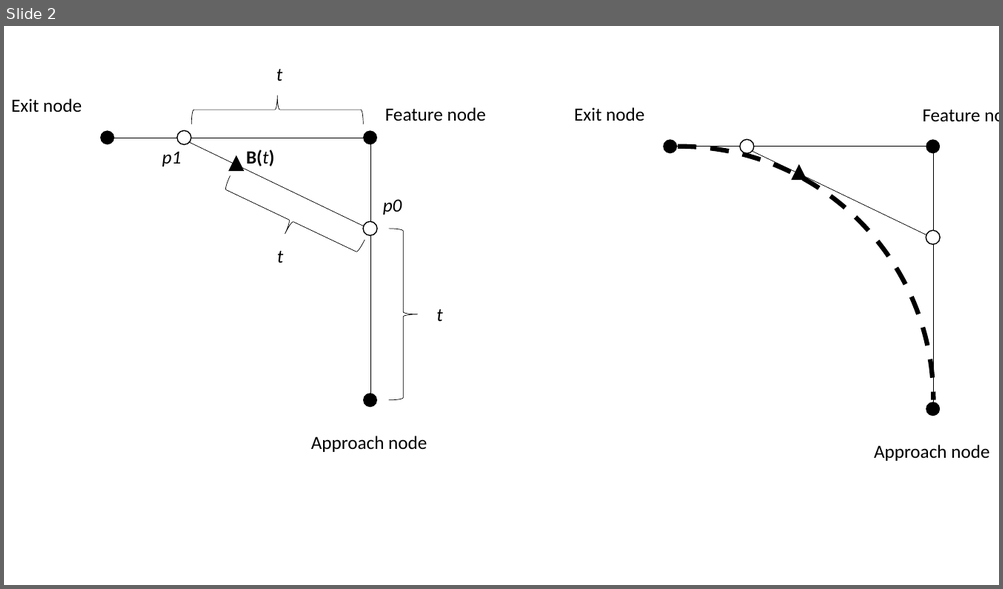
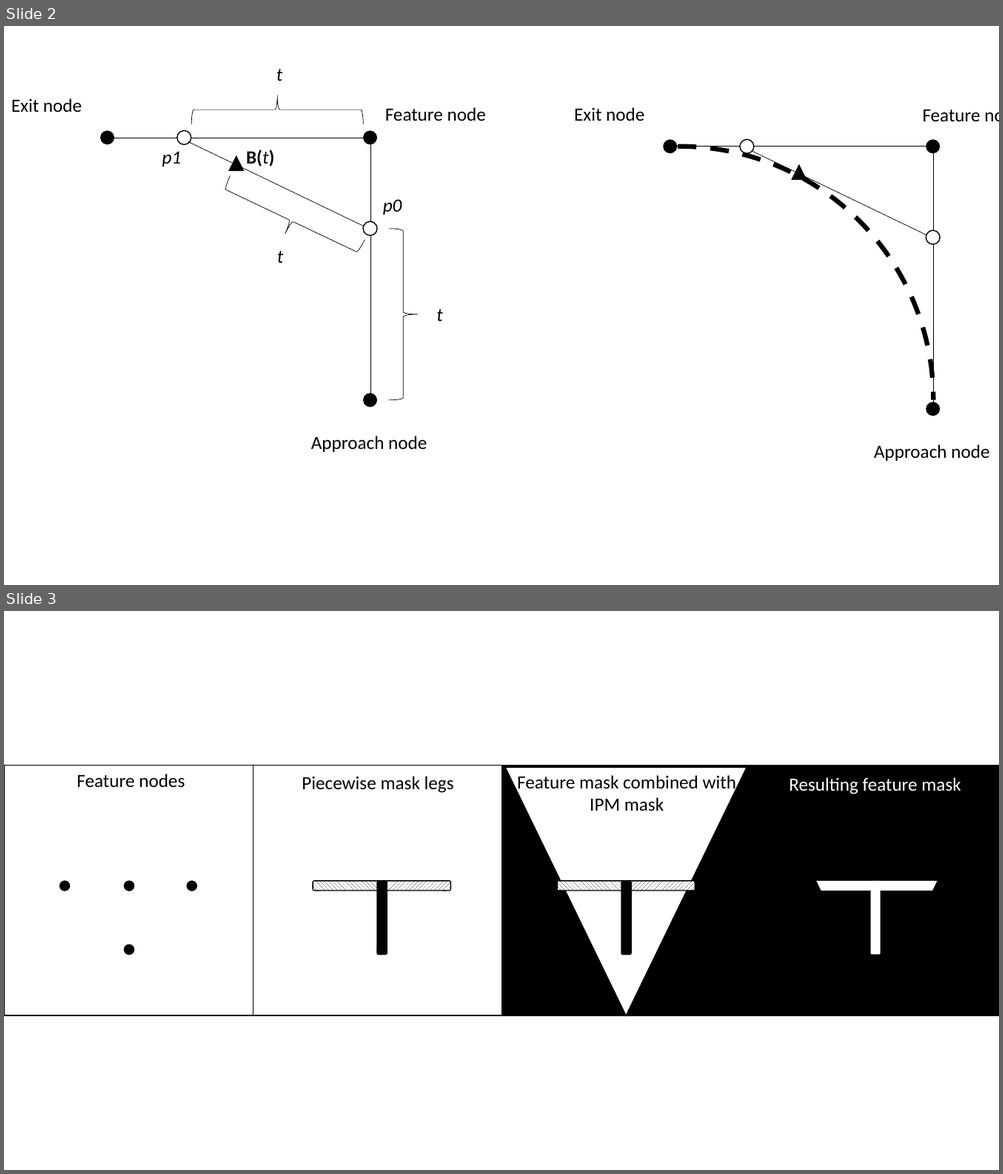
Before and after one commit to MickWPM/Thesis, a slide deck: Docs/Final/systemOverview.pptx. Shown one above the other, each under a label of ours: slide 2 before the commit, slides 2 and 3 after it. The pictures are 1003x589 and 1003x1174 pixels, drawn with LibreOffice and Linux fonts; fonts in the diff are those of the drawing. Boxes give left, top, right and bottom in pixels: in the first picture for what was removed or moved away, otherwise in the second. Text is boxed around its words. In the diff, an @@ line names an element or a change of style, - is before the commit and + after.

Commit message:
Update feature mask development image

```diff
--- a/Docs/Final/systemOverview.pptx
+++ b/Docs/Final/systemOverview.pptx
@@ slide 3 added at <box>4,611,999,1170</box>, background #FFFFFF @@
@@ rectangle added at <box>4,766,253,1016</box>, fill #FFFFFF, outline #000000 1 pt @@
@@ rectangle added at <box>253,766,503,1016</box>, fill #FFFFFF, outline #000000 1 pt @@
@@ rectangle added at <box>503,766,751,1016</box>, fill #000000, outline #000000 1 pt @@
@@ rectangle added at <box>741,755,999,765</box>, fill #FFFFFF @@
@@ rectangle added at <box>751,766,999,1016</box>, fill #000000, outline #000000 1 pt @@
@@ triangle added at <box>754,755,882,1014</box>, fill #000000 @@
@@ triangle added at <box>873,755,999,1014</box>, fill #000000 @@
@@ text added at <box>77,774,185,788</box>, 18 pt, text #000000 @@
+Feature nodes
@@ text added at <box>301,776,454,793</box>, 18 pt, text #000000 @@
+Piecewise mask legs
@@ triangle added at <box>506,768,746,1016</box>, fill #FFFFFF, outline #000000 1 pt @@
@@ text added at <box>517,775,736,812</box>, 18 pt, text #000000 @@
+Feature mask combined with IPM mask
@@ text added at <box>788,777,960,795</box>, 18 pt, text #FFFFFF @@
+Resulting feature mask
@@ ellipse added at <box>60,881,70,891</box>, fill #000000, outline #000000 1 pt @@
@@ ellipse added at <box>124,881,134,891</box>, fill #000000, outline #000000 1 pt @@
@@ ellipse added at <box>187,881,196,891</box>, fill #000000, outline #000000 1 pt @@
@@ ellipse added at <box>313,881,323,891</box>, fill #000000, outline #000000 1 pt @@
@@ rounded rectangle added at <box>313,881,387,891</box>, fill pattern #000000 on #FFFFFF, outline #000000 1 pt @@
@@ ellipse added at <box>377,881,387,891</box>, fill #000000, outline #000000 1 pt @@
@@ rounded rectangle added at <box>377,881,451,891</box>, fill pattern #000000 on #FFFFFF, outline #000000 1 pt @@
@@ rounded rectangle added at <box>377,881,387,955</box>, fill pattern #000000 on #FFFFFF, outline #000000 1 pt @@
@@ ellipse added at <box>440,881,449,891</box>, fill #000000, outline #000000 1 pt @@
@@ rounded rectangle added at <box>557,881,631,891</box>, fill pattern #000000 on #FFFFFF, outline #000000 1 pt @@
@@ rounded rectangle added at <box>621,881,695,891</box>, fill pattern #000000 on #FFFFFF, outline #000000 1 pt @@
@@ rounded rectangle added at <box>621,881,631,955</box>, fill pattern #000000 on #FFFFFF, outline #000000 1 pt @@
@@ rounded rectangle added at <box>806,881,880,891</box>, fill #FFFFFF @@
@@ rounded rectangle added at <box>871,881,944,891</box>, fill #FFFFFF @@
@@ rounded rectangle added at <box>871,881,880,955</box>, fill #FFFFFF @@
@@ ellipse added at <box>124,945,134,955</box>, fill #000000, outline #000000 1 pt @@
@@ ellipse added at <box>377,945,387,955</box>, fill #000000, outline #000000 1 pt @@
```
Also in this commit, not shown: 2 other files.
